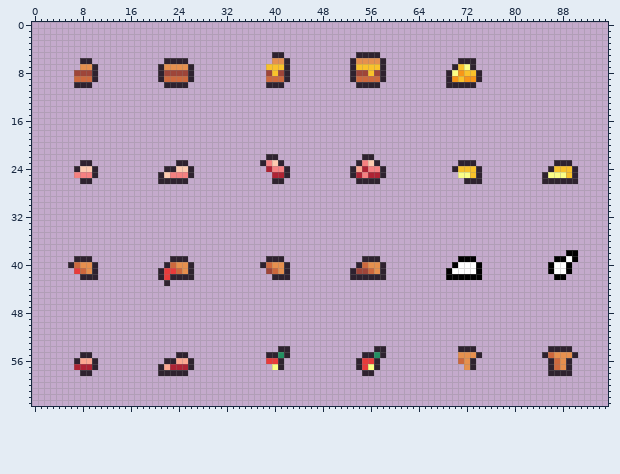
Pixel-art file, stored at Projects/TastyRoad/Assets/Sprites/foods.aseprite. Above is the file before it was changed.
96x64 pixels, 1 frame. The old version is drawn lined up with the new one.
The result:
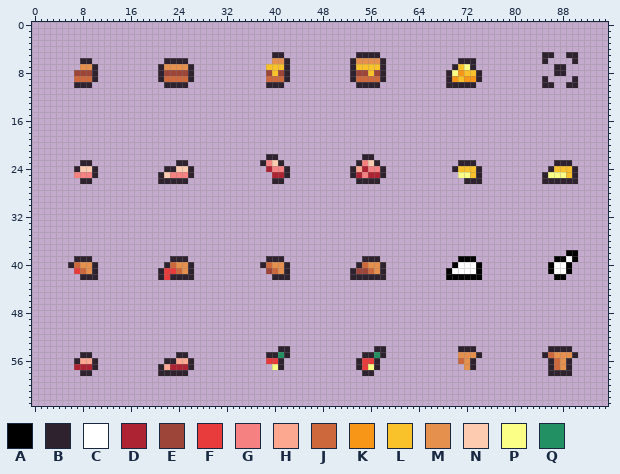
Palette (. is transparent): A #000000  B #2e222f  C #ffffff  D #ae2334  E #9e4539  F #e83b3b  G #f68181  H #fca790  J #cd683d  K #f79617  L #f9c22b  M #e6904e  N #fdcbb0  P #fbff86  Q #239063
Difference:
whole drawing moved by +0,+1 (the old picture is shown already moved)
y 5: x 85..86 .. -> BB; x 89..90 .. -> BB
y 6: x 85 . -> B; x 90 . -> B
y 7..8: x 87..88 .. -> BB
y 9: x 85 . -> B; x 90 . -> B
y 10: x 85..86 .. -> BB; x 89..90 .. -> BB
y 43: x 22 B -> .
Boxes around the changes in both pictures, in picture pixels (x1, y1, x2, y2):
added: (542, 52, 578, 88)
erased: (164, 280, 170, 286)
